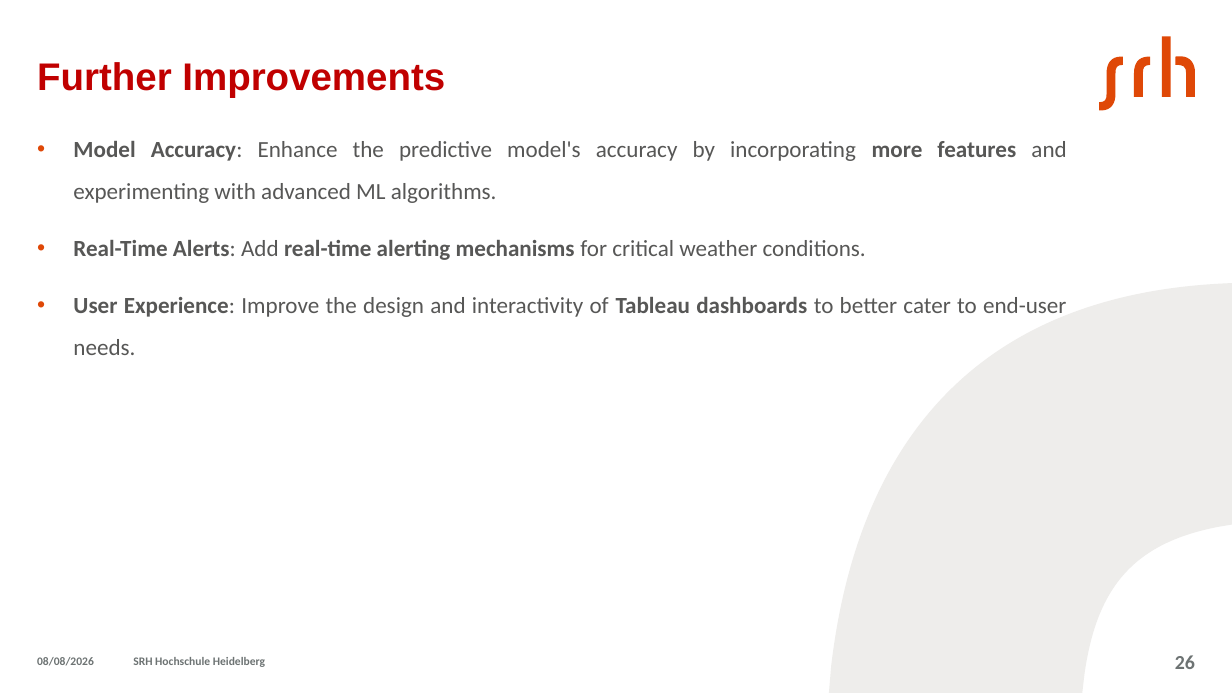
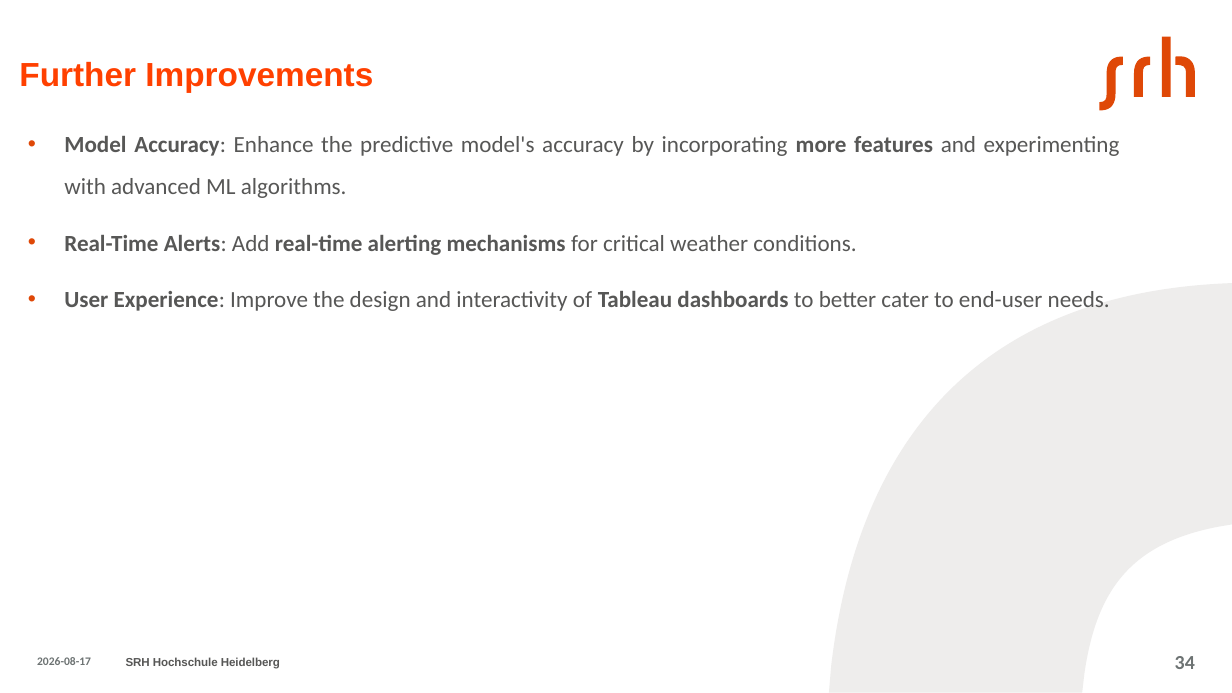
Before and after one commit to aminfeli/Thesis, a slide deck: slide 34 of 7-Presentation/presentation.pptx (slide 26 before the commit). Drawn at 1232x693 pixels with LibreOffice and Linux fonts; fonts in the diff are those of the drawing. Boxes give left, top, right and bottom in pixels: in the first picture for what was removed or moved away, otherwise in the second. Text is boxed around its words. In the diff, an @@ line names an element or a change of style, - is before the commit and + after.

```diff
--- a/7-Presentation/presentation.pptx
+++ b/7-Presentation/presentation.pptx
@@ title "Further Improvements": place and size @@
-title "Further Improvements" at bbox=[37, 62, 445, 98]
+title "Further Improvements" at bbox=[19, 61, 373, 92]
@@ title "Further Improvements" at bbox=[19, 61, 373, 92]: size 30 to 26 pt, text colour #C00000 to #FF4000 @@
@@ text "Model Accuracy: Enhance the predictive ..." rewrapped from bbox=[73, 141, 1066, 355] to bbox=[64, 136, 1120, 311] @@
@@ freeform shape at bbox=[829, 283, 1232, 692]: fill #EEEDEB to #EEEDEC @@
@@ text at bbox=[37, 657, 91, 665]: text changed @@
-08/08/2026
+2026-08-17
@@ text "SRH Hochschule Heidelberg": place and size @@
-text "SRH Hochschule Heidelberg" at bbox=[133, 657, 265, 667]
+text "SRH Hochschule Heidelberg" at bbox=[126, 657, 280, 669]
@@ text "SRH Hochschule Heidelberg" at bbox=[126, 657, 280, 669]: font Calibri to Arial, text colour #6D7373 to #575756, letter spacing 0 to -0.1 pt @@
@@ page number at bbox=[1175, 656, 1195, 669]: text changed @@
-26
+34
```
Also in this commit, not shown: 5 other slides changed, 29 slides added, 21 slides removed, 4 other files.
